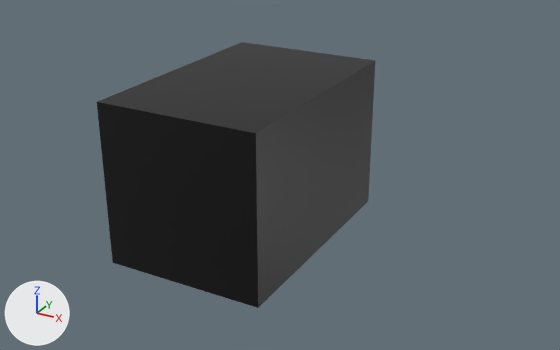
Before and after pictures for a commit that changed the Blender file Assets/Models/Tokens/Boot/Boot.blend.
The view is the same before and after, from a 50 mm camera at (4.61, -6.09, 3.66) aimed at (0.25, 1.84, -0.31). The axes (+X, +Y, +Z) are drawn at lower left. The lights are the same throughout.

The first picture shows 'Boot'.
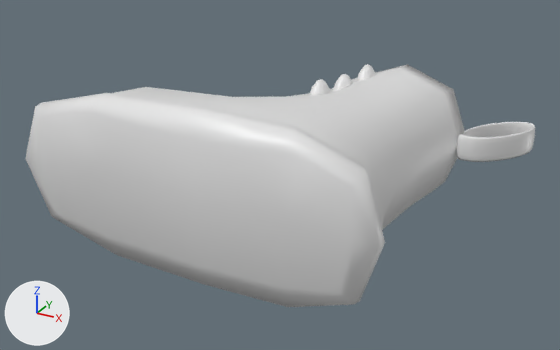
Where the change shows, as pixel boxes [x1, y1, x2, y2] in the pictures (560 x 350 px):
'Boot', reshaped, rescaled (83% wider, 9% shorter)
    before: [97, 42, 375, 308]
    after: [25, 64, 535, 307]
part 1 of me_cube, built on
    before: [97, 42, 375, 308]
    after: [25, 64, 535, 307]

The change, as a diff of the scene's bpy script:
```diff
--- a/Assets/Models/Tokens/Boot/Boot.blend.py
+++ b/Assets/Models/Tokens/Boot/Boot.blend.py
@@ mat_material @@
+mat_material = principled_material('Material')
+mat_material.base_color = (0.8, 0.8, 0.8)  # white #e7e7e7
+mat_material.roughness = 0.4
@@ me_cube @@
 # used by ob_boot; location = (0.0, 0.0, 0.0); scale = (1.0, 1.0, 1.51)
-me_cube.from_pydata(...)  # 8 vertices, 6 faces; spans x -1.0..1.0, y 0.0..3.02, z -0.66..0.66
-me_cube.materials.append(mat_bootmaterial)  # black #000000
+me_cube.from_pydata(...)  # 2296 vertices, 2384 faces; spans x -2.42..2.94, y -0.01..4.0, z -1.06..1.06
+# me_cube part 1: 8 vertices removed from x -1.0..1.0, y 0.0..3.02, z -0.66..0.66; 2296 vertices added at x -2.42..2.94, y -0.01..4.0, z -1.06..1.06
+# me_cube part 2: the surface is now shaded smooth
+me_cube.materials.append(mat_material)  # white #e7e7e7
@@ ob_boot @@
 ob_boot.location = (0.0, 0.0, 0.0)
-ob_boot.scale = (1.0, 1.0, 1.51)
```
